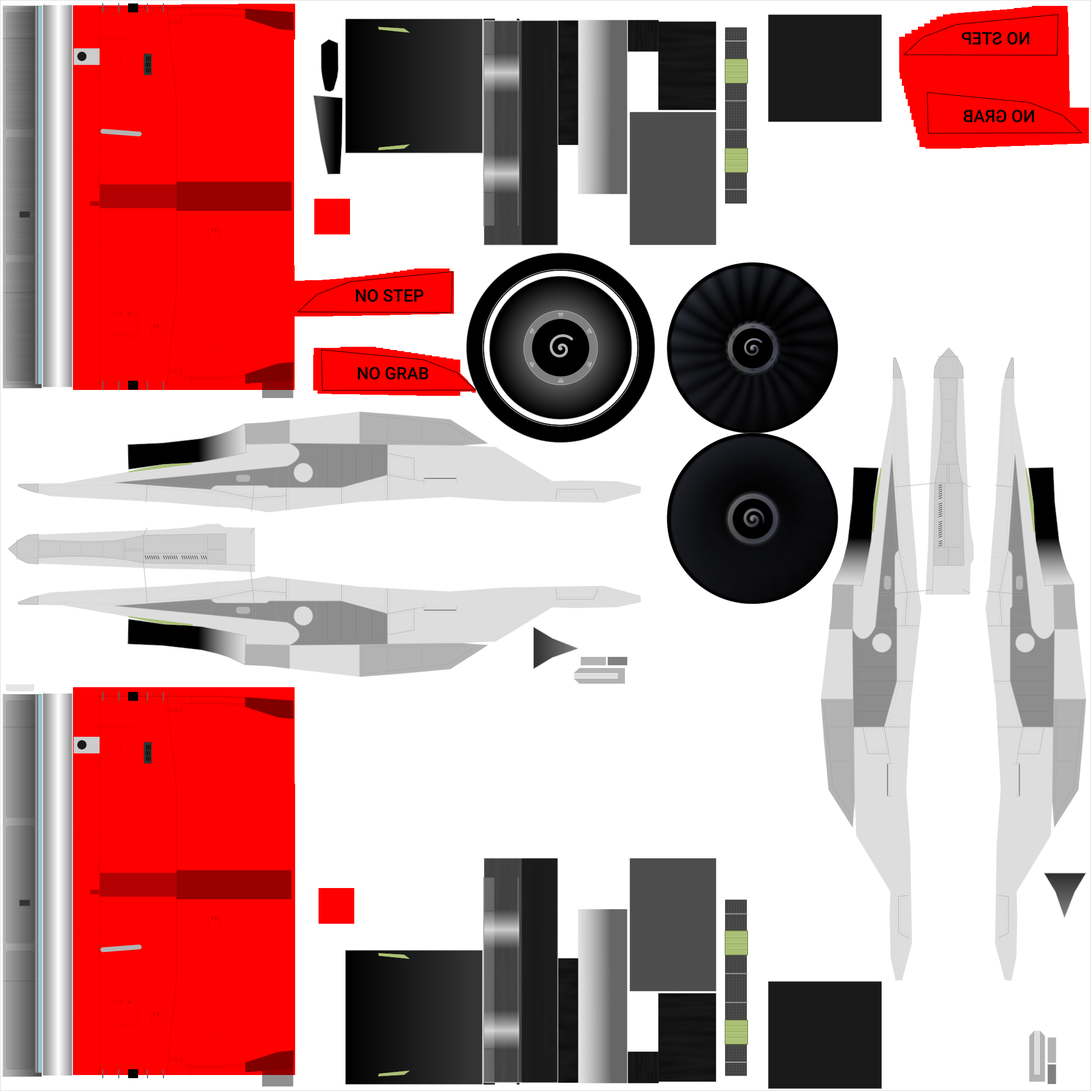
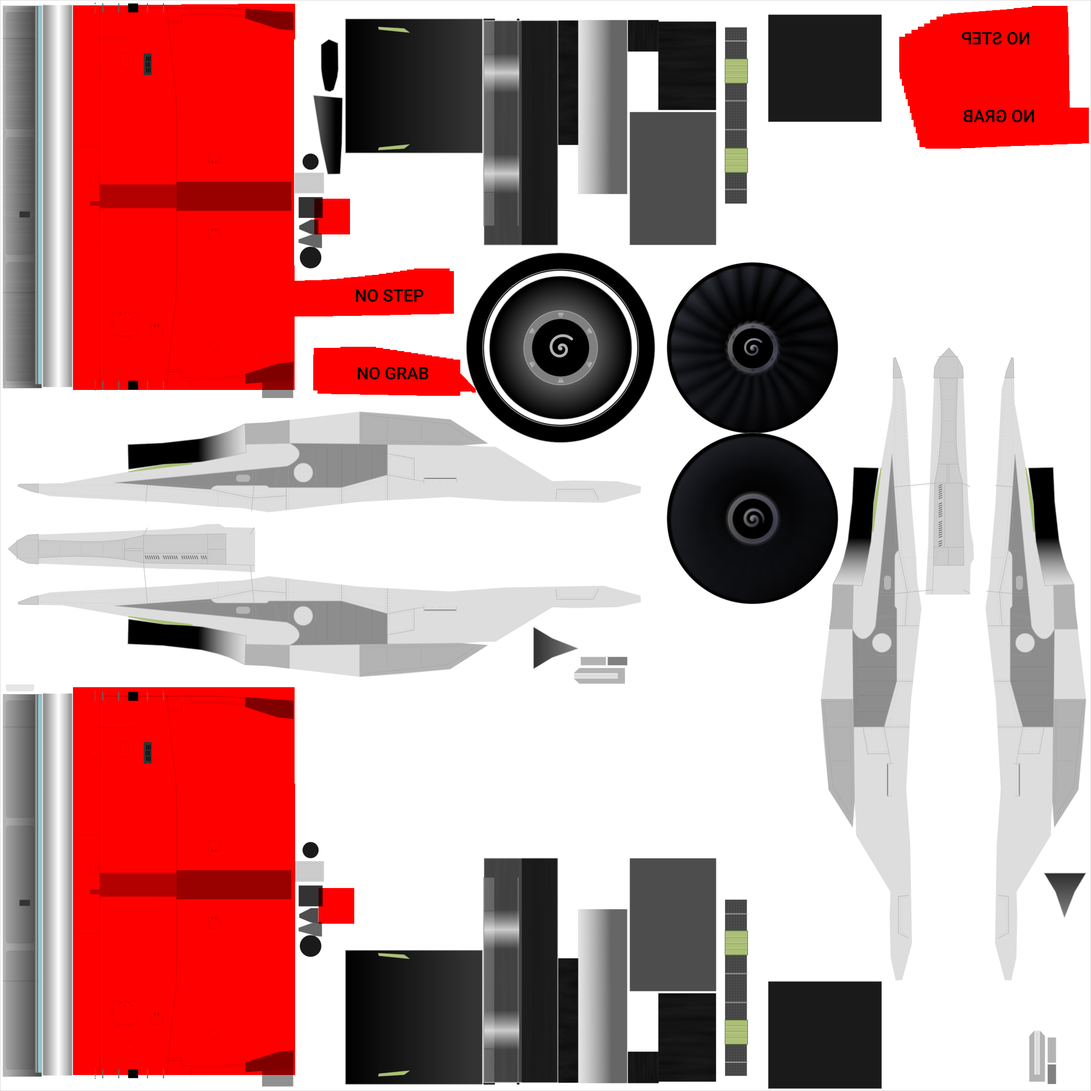
Layered file, before and after one edit (1091x1091). Changes by layer:
painted on "Other" over [73, 2, 165, 1080]
painted on "Engine Elements" over [2, 3, 1087, 1090]
